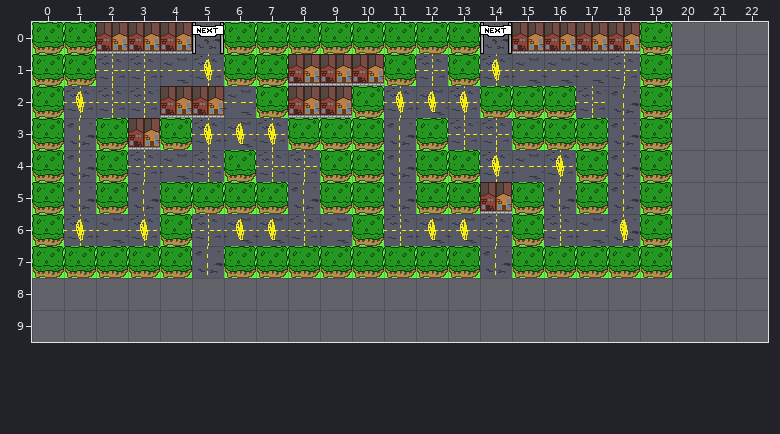
One commit to this Tiled map: static/maps/test_map_2.tmx. Above, as it was before the edit.
Cells are 32x32 px. Shown: x 0..22, y 0..9.
The same view after the edit:
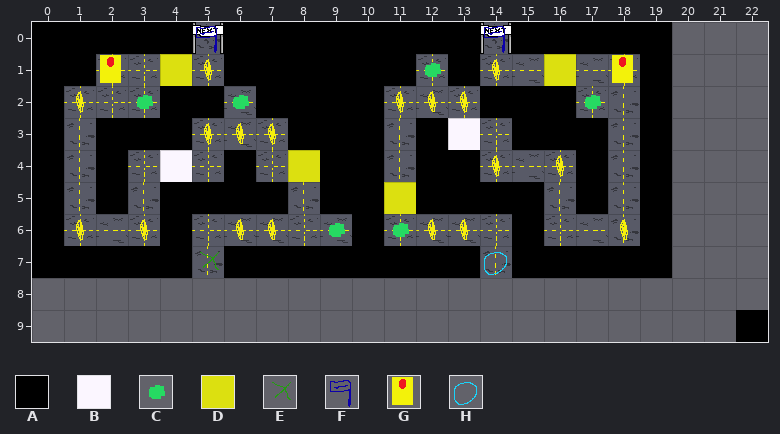
Key: from "tiles": A 0, B 1 "1", C 2, D 3 "0", E 4, F 5, G 6 "0", H 10.
_ is an empty cell.
Tiles of an added or newly shown layer are drawn over the layers below it.
What changed:
Layer "Primary Layer" (now shown):
The edit adds tile A in row 0 at x 0 to 4, 6 to 13 and 15 to 19; in row 1 at x 0 to 1, 6 to 11, 13 and 19; in row 2 at x 0, 4 to 5, 7 to 10, 14 to 16 and 19; in row 3 at x 0, 2 to 4, 8 to 10, 12, 15 to 17 and 19; in row 4 at x 0, 2, 6, 9 to 10, 12 to 13, 17 and 19; in row 5 at x 0, 2, 4 to 7, 9 to 10, 12 to 15, 17 and 19.
The edit adds tile A in row 6 at x 0, 4, 10, 15 and 19; in row 7 at x 0 to 4, 6 to 13 and 15 to 19; in row 9 at x 22.
The edit adds tile B in row 3 at x 13; in row 4 at x 4.
The edit adds tile C in row 1 at x 12; in row 2 at x 3, 6 and 17; in row 6 at x 9 and 11.
The edit adds tile D in row 1 at x 4 and 16; in row 4 at x 8; in row 5 at x 11.
The edit adds tile E in row 7 at x 5.
The edit adds tile F in row 0 at x 5 and 14.
The edit adds tile G in row 1 at x 2 and 18.
The edit adds tile H in row 7 at x 14.
Boxes around the changes in both pictures, in picture pixels (x1, y1, x2, y2):
added: (32, 22, 672, 278)
added: (736, 310, 768, 342)
